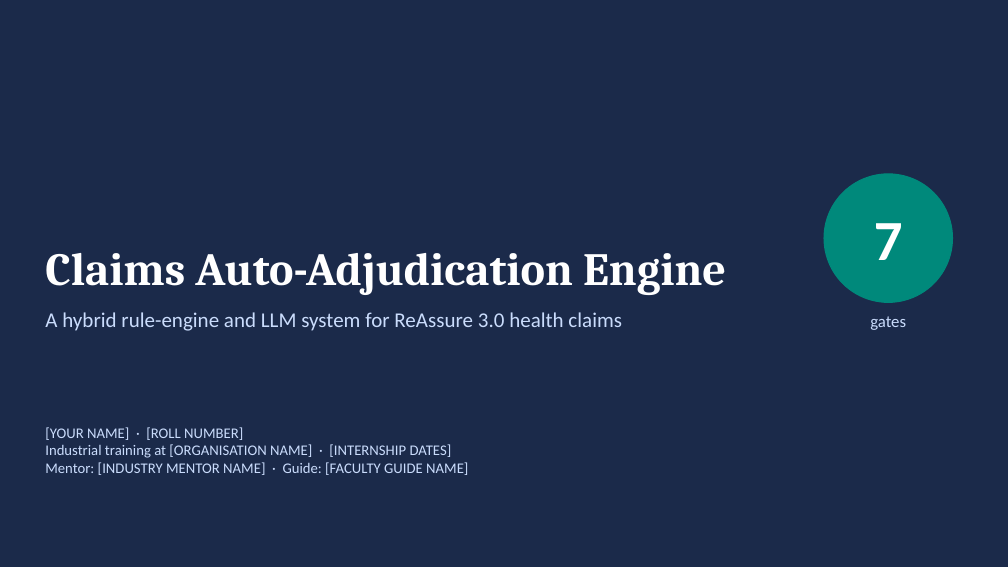
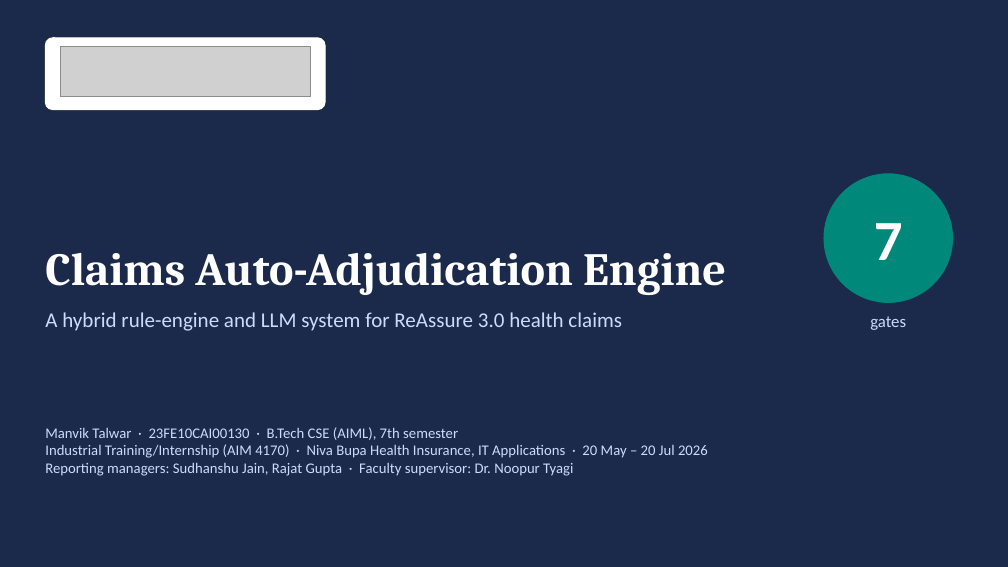
Before and after one commit to CodexManvik/policy-automate, a slide deck: slide 1 of deliverables/Presentation.pptx. Drawn at 1008x567 pixels with LibreOffice and Linux fonts; fonts in the diff are those of the drawing; grey boxes stand for pictures. Boxes give left, top, right and bottom in pixels: in the first picture for what was removed or moved away, otherwise in the second. Text is boxed around its words. In the diff, an @@ line names an element or a change of style, - is before the commit and + after.

```diff
--- a/deliverables/Presentation.pptx
+++ b/deliverables/Presentation.pptx
@@ rounded rectangle added at (45,38,325,110), fill #FFFFFF, outline #FFFFFF 1 pt @@
@@ picture added at (60,47,310,97) @@
@@ text removed at (45,427,468,475) @@
-[YOUR NAME] · [ROLL NUMBER]
-Industrial training at [ORGANISATION NAME] · [INTERNSHIP DATES]
-Mentor: [INDUSTRY MENTOR NAME] · Guide: [FACULTY GUIDE NAME]
@@ text added at (45,427,708,476), 14 pt, text #CADCFC @@
+Manvik Talwar · 23FE10CAI00130 · B.Tech CSE (AIML), 7th semester
+Industrial Training/Internship (AIM 4170) · Niva Bupa Health Insurance, IT Applications · 20 May – 20 Jul 2026
+Reporting managers: Sudhanshu Jain, Rajat Gupta · Faculty supervisor: Dr. Noopur Tyagi
```
Also in this commit, not shown: 3 other files.
